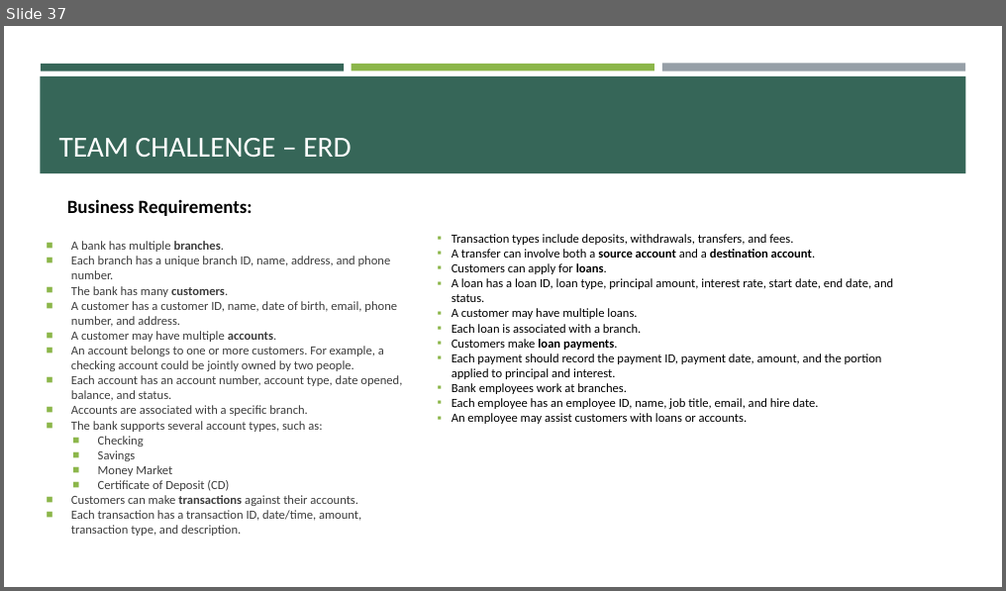
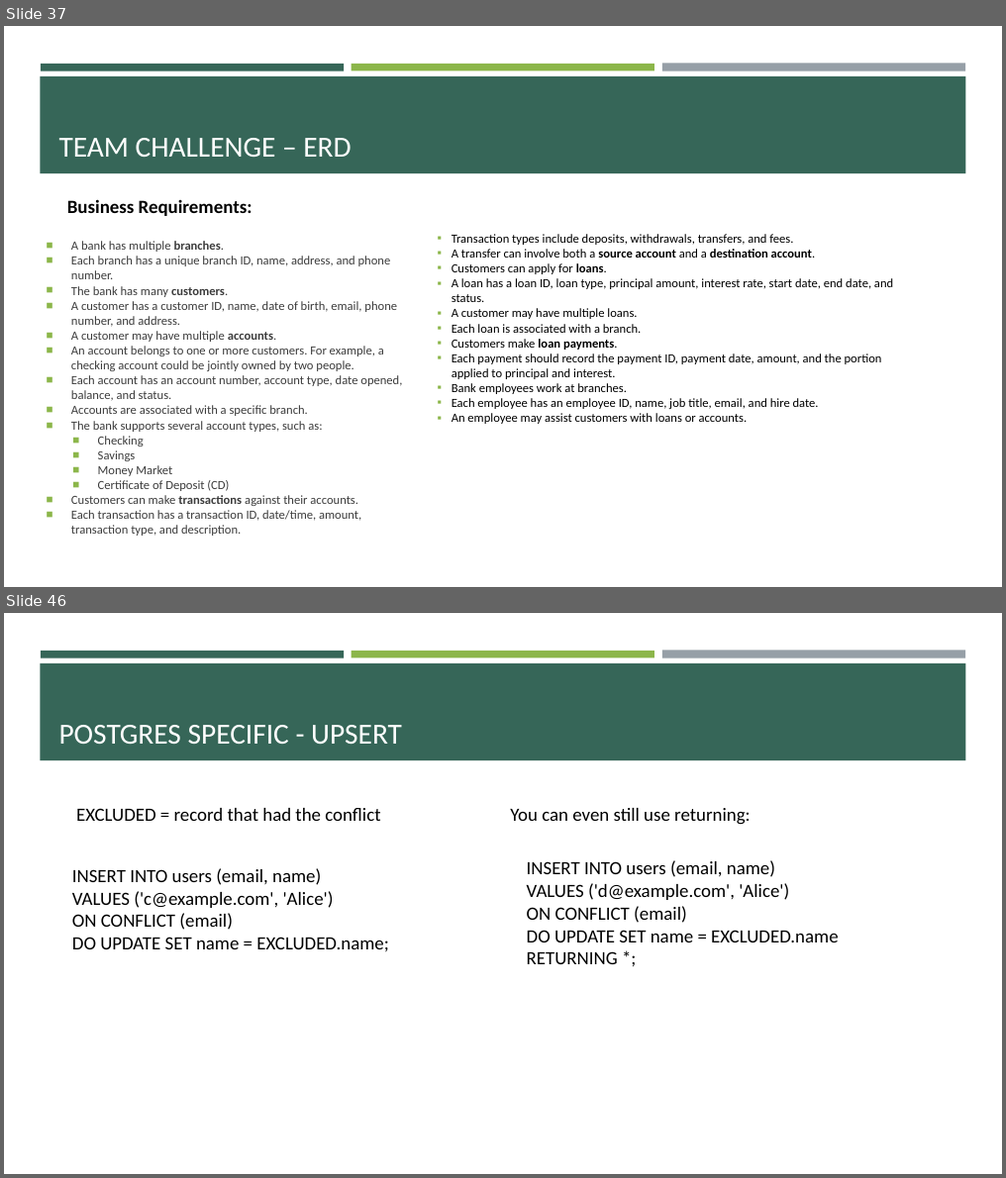
Before and after one commit to e-m-wilson/java-fs, a slide deck: Week_3/SQL_postgres.pptx. Shown one above the other, each under a label of ours: slide 37 before the commit, slides 37 and 46 after it; the slides between them are not shown. The pictures are 1006x591 and 1006x1178 pixels, drawn with LibreOffice and Linux fonts; fonts in the diff are those of the drawing. Boxes give left, top, right and bottom in pixels: in the first picture for what was removed or moved away, otherwise in the second. Text is boxed around its words. In the diff, an @@ line names an element or a change of style, - is before the commit and + after.

```diff
--- a/Week_3/SQL_postgres.pptx
+++ b/Week_3/SQL_postgres.pptx
@@ slide 46 added at (4,613,1002,1174), background #FFFFFF; not listed: 4 template elements that a slide beside it also shows @@
@@ title added at (59,725,402,744), 28 pt, text #FFFFFF @@
+POSTGRES SPECIFIC - UPSERT
@@ text added at (76,808,380,821), 18 pt, text #000000 @@
+EXCLUDED = record that had the conflict
@@ text added at (510,808,750,825), 18 pt, text #000000 @@
+You can even still use returning:
@@ text added at (72,868,389,953), 18 pt, text #000000 @@
+INSERT INTO users (email, name)
+VALUES ('c@example.com', 'Alice')
+ON CONFLICT (email)
+DO UPDATE SET name = EXCLUDED.name;
@@ text added at (527,861,838,943), 18 pt, text #000000 @@
+INSERT INTO users (email, name)
+VALUES ('d@example.com', 'Alice')
+ON CONFLICT (email)
+DO UPDATE SET name = EXCLUDED.name
+RETURNING *;
```
Also in this commit, not shown: 20 other slides added.
